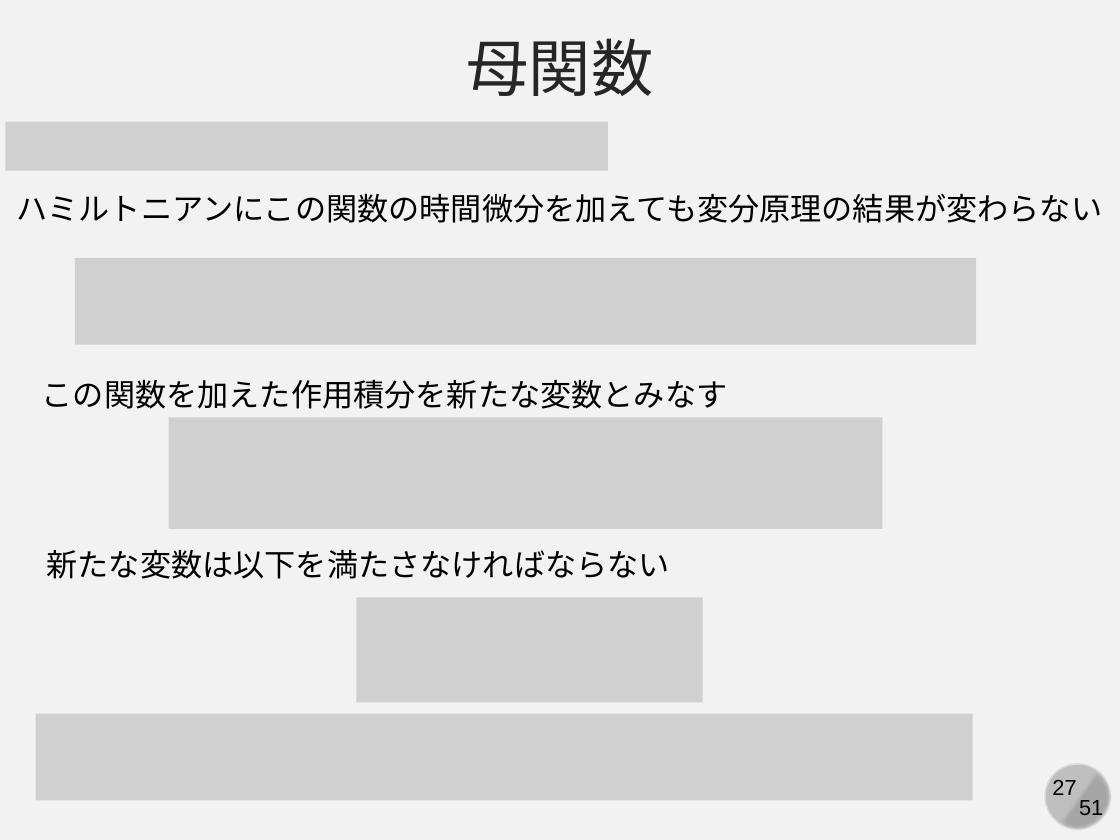
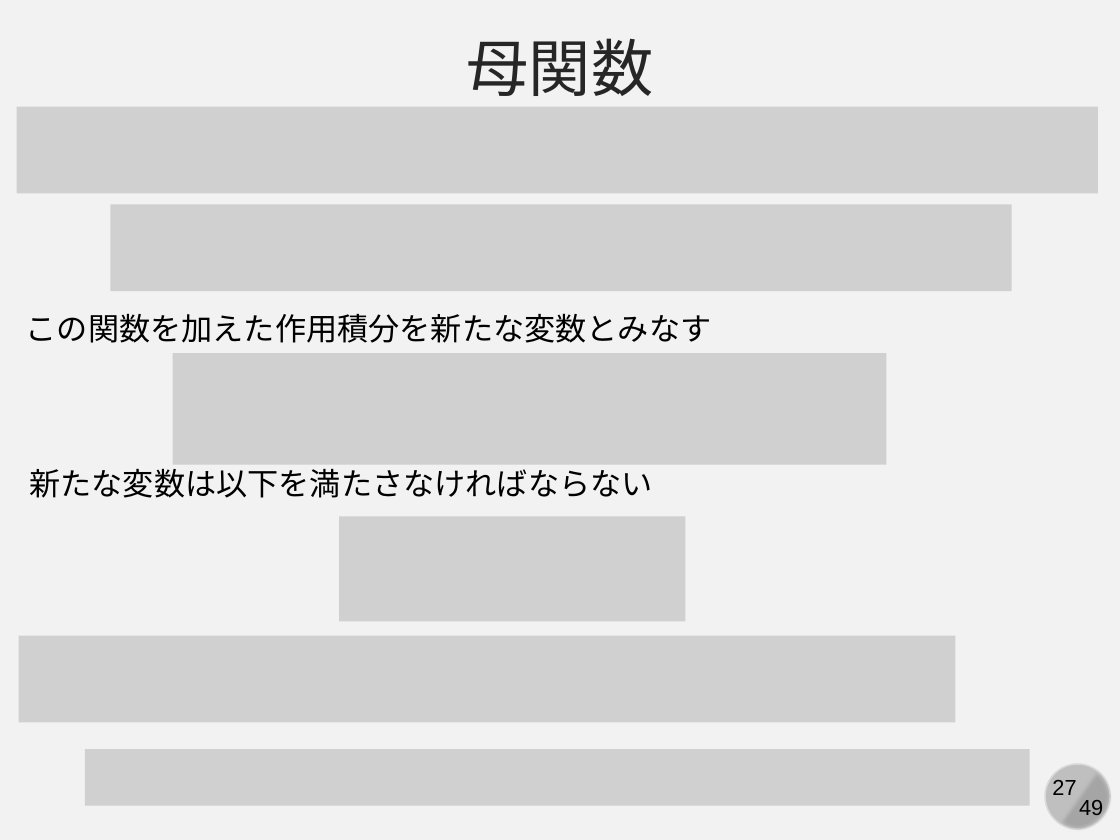
Before and after one commit to kaityo256/classical_mechanics, a slide deck: slide 27 of canonical_transformation/fig/slide.pptx. Drawn at 1120x840 pixels with LibreOffice and Linux fonts; fonts in the diff are those of the drawing; grey boxes stand for pictures. Boxes give left, top, right and bottom in pixels: in the first picture for what was removed or moved away, otherwise in the second. Text is boxed around its words. In the diff, an @@ line names an element or a change of style, - is before the commit and + after.

```diff
--- a/canonical_transformation/fig/slide.pptx
+++ b/canonical_transformation/fig/slide.pptx
@@ picture: place and size @@
-picture at [6,122,608,171]
+picture at [17,106,1098,193]
@@ text removed at [17,193,1103,223] @@
-ハミルトニアンにこの関数の時間微分を加えても変分原理の結果が変わらない
@@ picture: place and size @@
-picture at [75,258,977,345]
+picture at [111,204,1012,291]
@@ text "この関数を加えた作用積分を新たな変数とみなす": place and size @@
-text "この関数を加えた作用積分を新たな変数とみなす" at [42,379,728,409]
+text "この関数を加えた作用積分を新たな変数とみなす" at [26,313,712,343]
@@ picture: place and size @@
-picture at [169,418,883,530]
+picture at [172,353,886,465]
@@ text "新たな変数は以下を満たさなければならない": place and size @@
-text "新たな変数は以下を満たさなければならない" at [47,549,670,579]
+text "新たな変数は以下を満たさなければならない" at [29,468,652,498]
@@ picture added at [339,516,685,622] @@
@@ picture removed at [356,597,702,702] @@
@@ picture added at [19,636,956,722] @@
@@ picture: place and size @@
-picture at [36,713,973,800]
+picture at [85,749,1030,805]
@@ text at [1079,800,1103,820]: text changed @@
-51
+49
```
Also in this commit, not shown: 26 other slides changed, 22 slides added, 2 slides removed, 1 other file.
